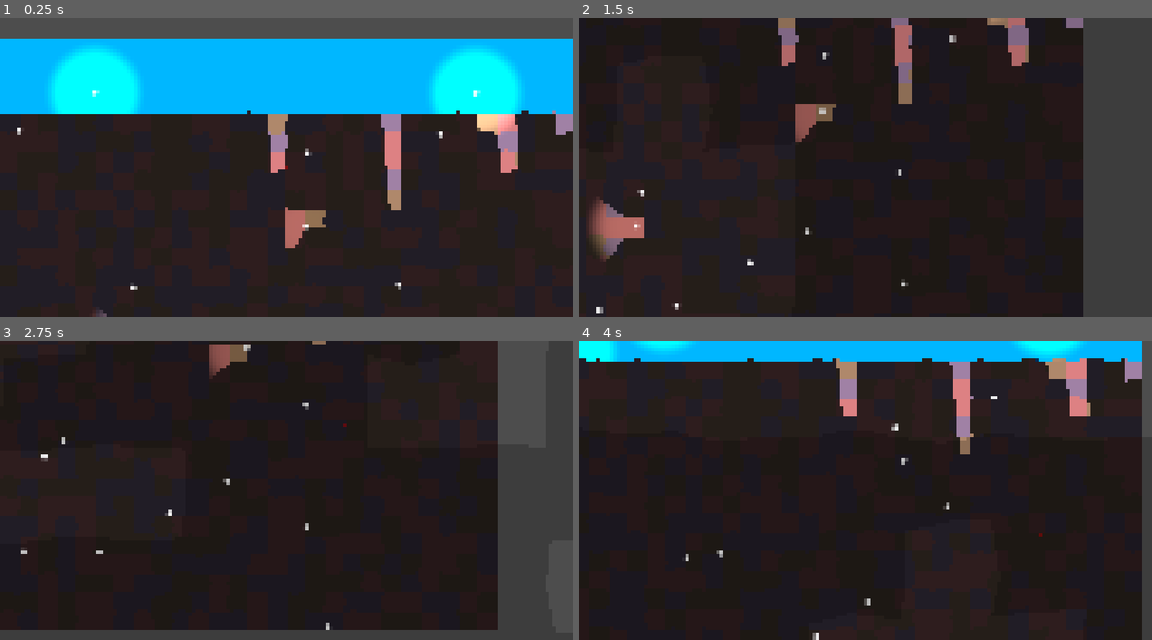
Above: before the commit, frames 1-4 (two rows, left to right).
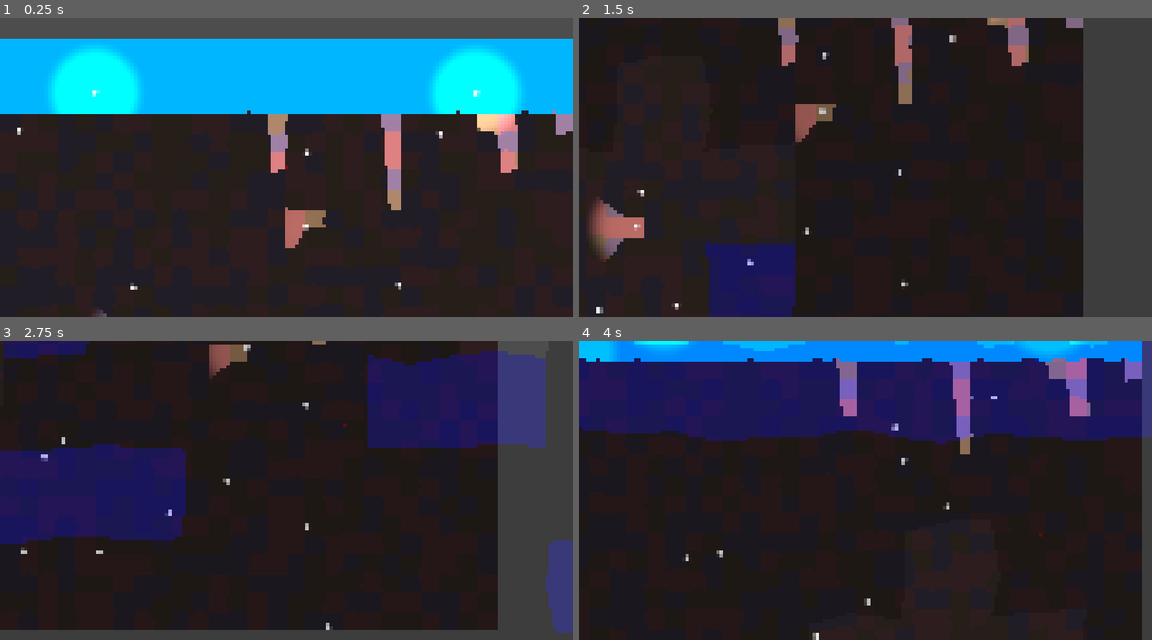
Above: after the commit, the same moments.

Repository: vincent-woelfer/dwarfs-diamonds
Game: Godot game, scene res://scenes/root.tscn
Two runs of this game, one before a commit and one after it. Both use one fixed random seed, a clock stepped at 60 frames per second and the inputs below.
Inputs (mouse positions are in pixels of both pictures, inside the frame that each line leads up to):
- Up to frame 1 (0.25 s): no input
- Up to frame 2 (1.5 s): move the mouse to (991, 152) at 0.52 s; hold Right (ui_right) 0.53-1.28 s; hold S (cam_move_down) 0.53-1.28 s; click (991, 152) at 0.67 s; move the mouse to (750, 182) at 1.27 s; hold Down (ui_down) from 1.28 s (still down); tap A (cam_move_left) at 1.35 s
- Up to frame 3 (2.75 s): move the mouse to (343, 424) at 2.02 s; release Down (ui_down) at 2.03 s; hold Right (ui_right) from 2.03 s (still down); hold D (cam_move_right) from 2.03 s (still down)
- Up to frame 4 (4 s): move the mouse to (836, 550) at 2.77 s; release Right (ui_right) at 2.78 s; release D (cam_move_right) at 2.78 s; hold Up (ui_up) 2.78-3.53 s; tap W (cam_move_up) at 2.85 s; click (836, 550) at 2.92 s; move the mouse to (1037, 535) at 3.52 s; press the mouse at (1037, 535) at 3.53 s; hold Left (ui_left) from 3.53 s (still down)

The runs differ from the first frame. In frame 1, less than 0.1% of the frame differs, in the area x 68-70%, y 88-90%; in frame 2, 3.7%; in frame 3, 21%; in frame 4, 31%, in the area x 0-100%, y 0-35%.
Error after the commit: Invalid call. Nonexistent function '_hash' in base 'Nil'. (res://src/autoloads/Global.gd:45)

Commit message:
fix astar pathfinding basics

Diff:
--- a/shaders/StencilPostProcess.gdshader
+++ b/shaders/StencilPostProcess.gdshader
@@ -15,10 +15,13 @@
 uniform float angle : hint_range(0.0, 6.283) = 0.7854; // radians
 
 
+// STATIC COLORS
 // Mining = 54, 15, 90
 const vec4 mining_color = vec4(0.311, 0.1, 0.62, 0.8);
 
 const vec4 selection_color = vec4(1.0, 1.0, 0.0, 0.5);
+
+const vec4 walkable_color = vec4(0.0, 0.0, 1.0, 0.25);
 
 
 ////////////////////////////////////////////////////////////////////////////////////////
@@ -46,6 +49,9 @@
     int mining_process_bits = (stencil_g8 >> 0) & bitmask_3bits;
     float mining_process = float(mining_process_bits) / 7.0;
 
+    // --- BLUE channel fields ---
+    // used for debugging
+    bool is_walkable    = (stencil_b8 & (1 << 6)) != 0;
 
     // Correct UV for aspect ratio for strip generation only
     float aspect = SCREEN_PIXEL_SIZE.x / SCREEN_PIXEL_SIZE.y;
@@ -84,6 +90,11 @@
         COLOR = mix(COLOR, selection_color, selection_color.a);
     }
 
+    // WALKABLE (for debugging)
+    if (is_walkable) {
+        COLOR = mix(COLOR, walkable_color, walkable_color.a);
+    }
+
 
 
 
--- a/src/Cell.gd
+++ b/src/Cell.gd
@@ -94,12 +94,15 @@
 
 	# Actual change -> update a-star
 	# TODO
+	is_walkable = new_is_walkable
 
 
 func update() -> void:
 	# GAMEPLAY
-	var neighbour_below := get_neighbour(Vector2i(0, -1))
-	update_walkability(not is_solid and neighbour_below and neighbour_below.is_solid)
+	# TODO for now this doesnt work in editor because get_neighbour relies on Global.level (which is not correctly set in editor)
+	if not Engine.is_editor_hint():
+		var neighbour_below := get_neighbour(Vector2i(0, 1))
+		update_walkability((not is_solid) and neighbour_below and neighbour_below.is_solid)
 
 	# VISUAL
 	occluder.visible = is_solid
@@ -128,8 +131,9 @@
 	# Mining Process in 3 bits
 	stencil_poly.color.g8 |= Util.encode_into_bits(mining_process, 0, 3)
 
-	# BLUE channel
+	# BLUE channel - used for debugging
 	stencil_poly.color.b8 = 0
+	stencil_poly.color.b8 |= (1 << 6) if is_walkable else 0
 
 
 # Returns a rectangle polygon for cell at grid position (x, y)
--- a/src/Colors.gd
+++ b/src/Colors.gd
@@ -35,4 +35,4 @@
 static var COLOR_B: Color = Color8(58, 36, 38)
 static var COLOR_C: Color = Color8(46, 38, 31)
 static var COLOR_BUILDING: Color = Color.BURLYWOOD
-static var COLOR_SKY: Color = Color(0, 0.2, 0.4)
+static var COLOR_SKY: Color = Color(0, 0.2, 0.5)
--- a/src/Level.gd
+++ b/src/Level.gd
@@ -14,6 +14,8 @@
 
 	# Required but hacky :/
 	# Wait a frame to ensure all cells are ready
+	# Wait a second frame to ensure all cells have updated their walkability
+	await get_tree().process_frame
 	await get_tree().process_frame
 
 	# PATHFINDING
--- a/src/Path.gd
+++ b/src/Path.gd
@@ -23,7 +23,7 @@
 	# Offset points to be centered on cell
 	var offset_points := PackedVector2Array()
 	for p in points:
-		offset_points.append(p + Global.CELL_SIZE_VEC * 0.5)
+		offset_points.append(p * Global.CELL_SIZE_VEC + Global.CELL_SIZE_VEC * 0.5)
 
 	draw_polyline(offset_points, color, 25.0)
 
--- a/src/StencilViewport.gd
+++ b/src/StencilViewport.gd
@@ -5,14 +5,12 @@
 @onready var root_viewport: Viewport = window.get_viewport()
 
 func _ready() -> void:
-	# Render only layer 2 (the stencil layer)
+	# For this stencil-viewport render only layer 2 (the stencil layer)
 	self.canvas_cull_mask = Util.LAYER_2
 
-	# Ensure root-viewport renders only layer 1
+	# Ensure the root-viewport renders only layer 1 (normal game-world layer)
+	# Set this to layer 2 to debug the stencil buffer
 	root_viewport.canvas_cull_mask = Util.LAYER_1
-
-	# Enable Stencil Layer on Main Viewport for testing
-	# root_viewport.set_canvas_cull_mask_bit(1, true)
 
 	self.world_2d = root_viewport.world_2d
 	self.size = window.size
--- a/src/autoloads/Global.gd
+++ b/src/autoloads/Global.gd
@@ -1,4 +1,4 @@
-#@tool
+# @tool
 # No class_name here, the name of the singleton is set in the autoload
 extends Node2D
 
@@ -45,7 +45,10 @@
 	var from_id: int = level.pathfinding._hash(Vector2i(0, 3))
 	var to_id: int = level.pathfinding._hash(mouse_grid_pos)
 
-	if not level.pathfinding.astar.has_point(from_id) or not level.pathfinding.astar.has_point(to_id):
+	# Check if both points are walkable
+	var both_walkable := level.pathfinding.astar.has_point(from_id) and level.pathfinding.astar.has_point(to_id)
+
+	if not both_walkable:
 		path.points = []
 		return
 
